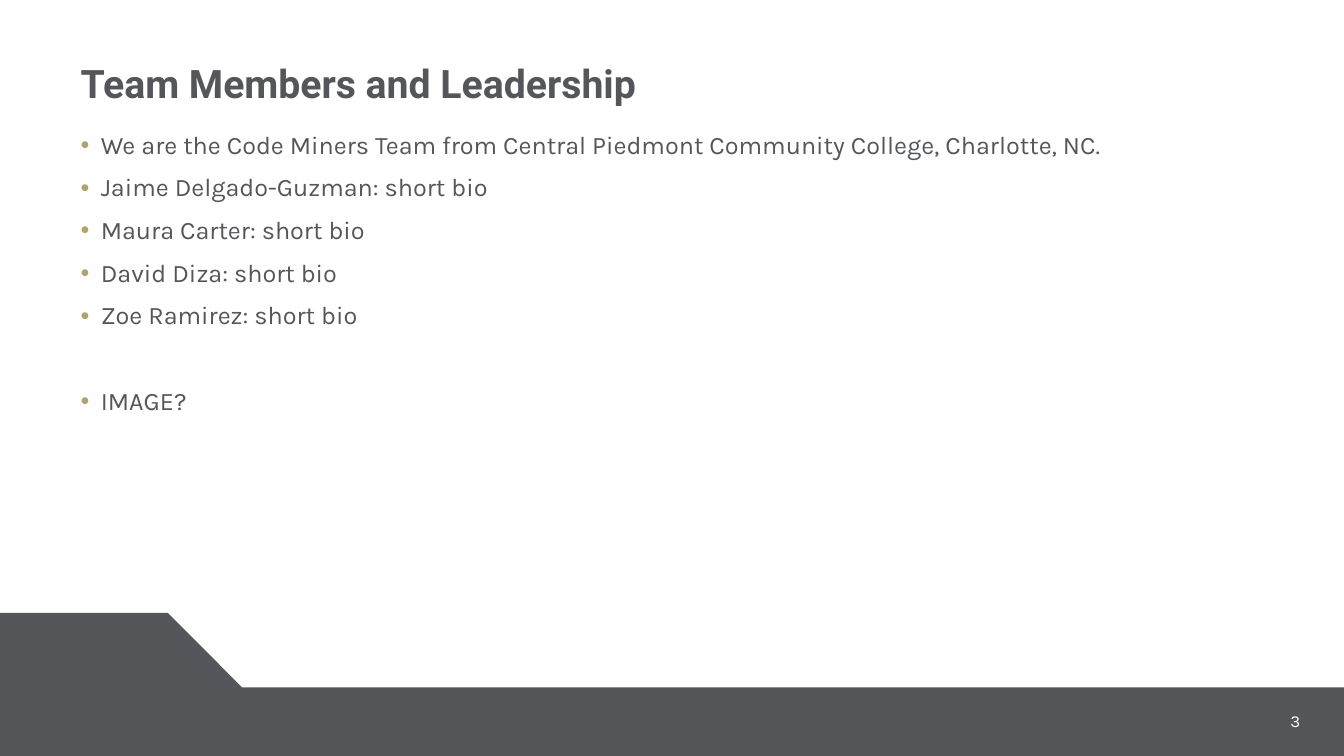
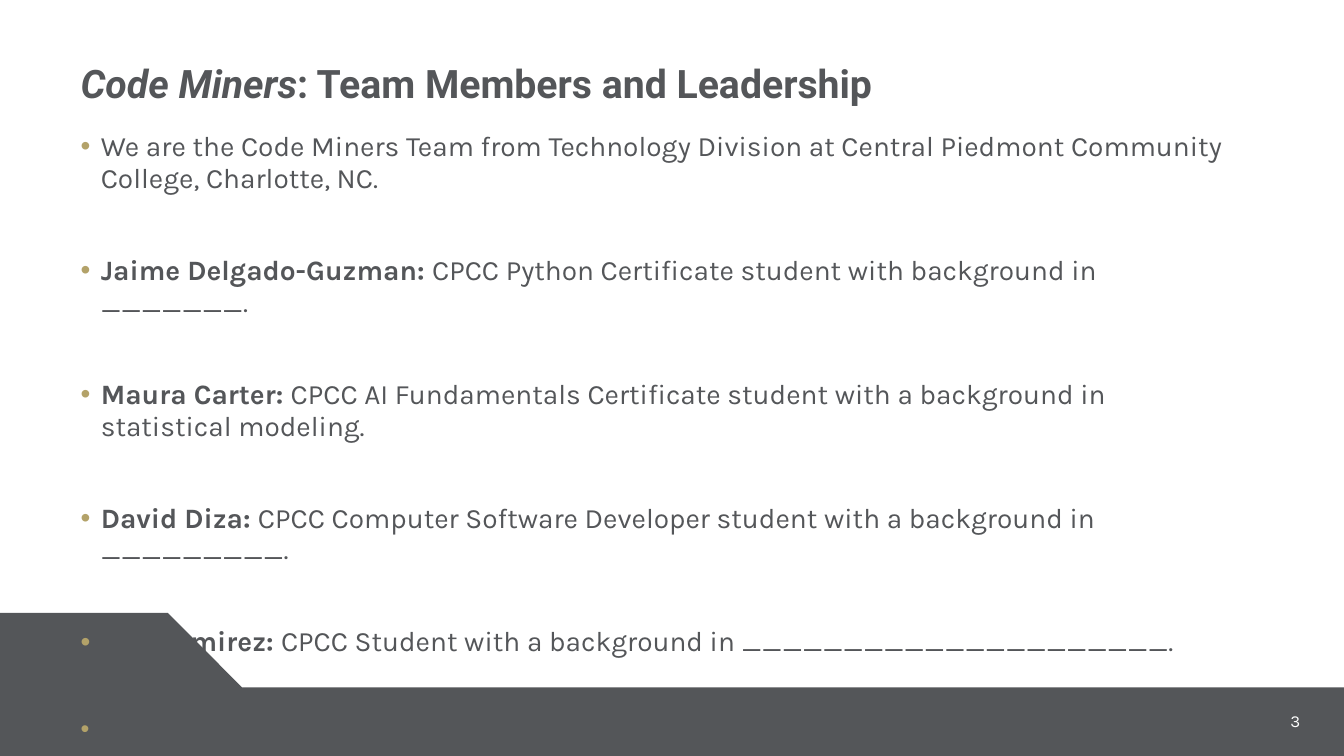
Before and after one commit to mauracarter-statistics/Code-A-Thon, a slide deck: slide 3 of slides_grant_master_cpcc.pptx. Drawn at 1344x756 pixels with LibreOffice and Linux fonts; fonts in the diff are those of the drawing; background and template pictures are left out. Boxes give left, top, right and bottom in pixels: in the first picture for what was removed or moved away, otherwise in the second. Text is boxed around its words. In the diff, an @@ line names an element or a change of style, - is before the commit and + after.

```diff
--- a/slides_grant_master_cpcc.pptx
+++ b/slides_grant_master_cpcc.pptx
@@ title at [81,68,872,106]: text changed @@
-Team Members and Leadership
+Code Miners: Team Members and Leadership
@@ text at [101,136,1222,659]: text changed; size 18 to 20 pt @@
-• We are the Code Miners Team from Central Piedmont Community College, Charlotte, NC.
-• Jaime Delgado-Guzman: short bio
-• Maura Carter: short bio
-• David Diza: short bio
-• Zoe Ramirez: short bio
+• We are the Code Miners Team from Technology Division at Central Piedmont Community College, Charlotte, NC.
+• Jaime Delgado-Guzman: CPCC Python Certificate student with background in _______.
+• Maura Carter: CPCC AI Fundamentals Certificate student with a background in statistical modeling.
+• David Diza: CPCC Computer Software Developer student with a background in _________.
+• Zoe Ramirez: CPCC Student with a background in _____________________.
```
Also in this commit, not shown: 2 other slides changed, 1 slide added.
